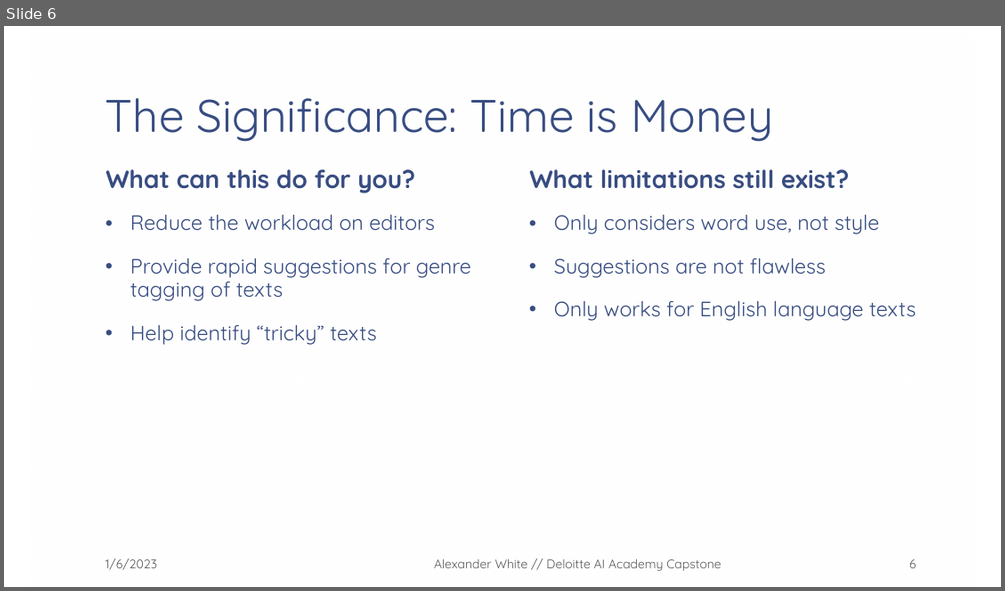
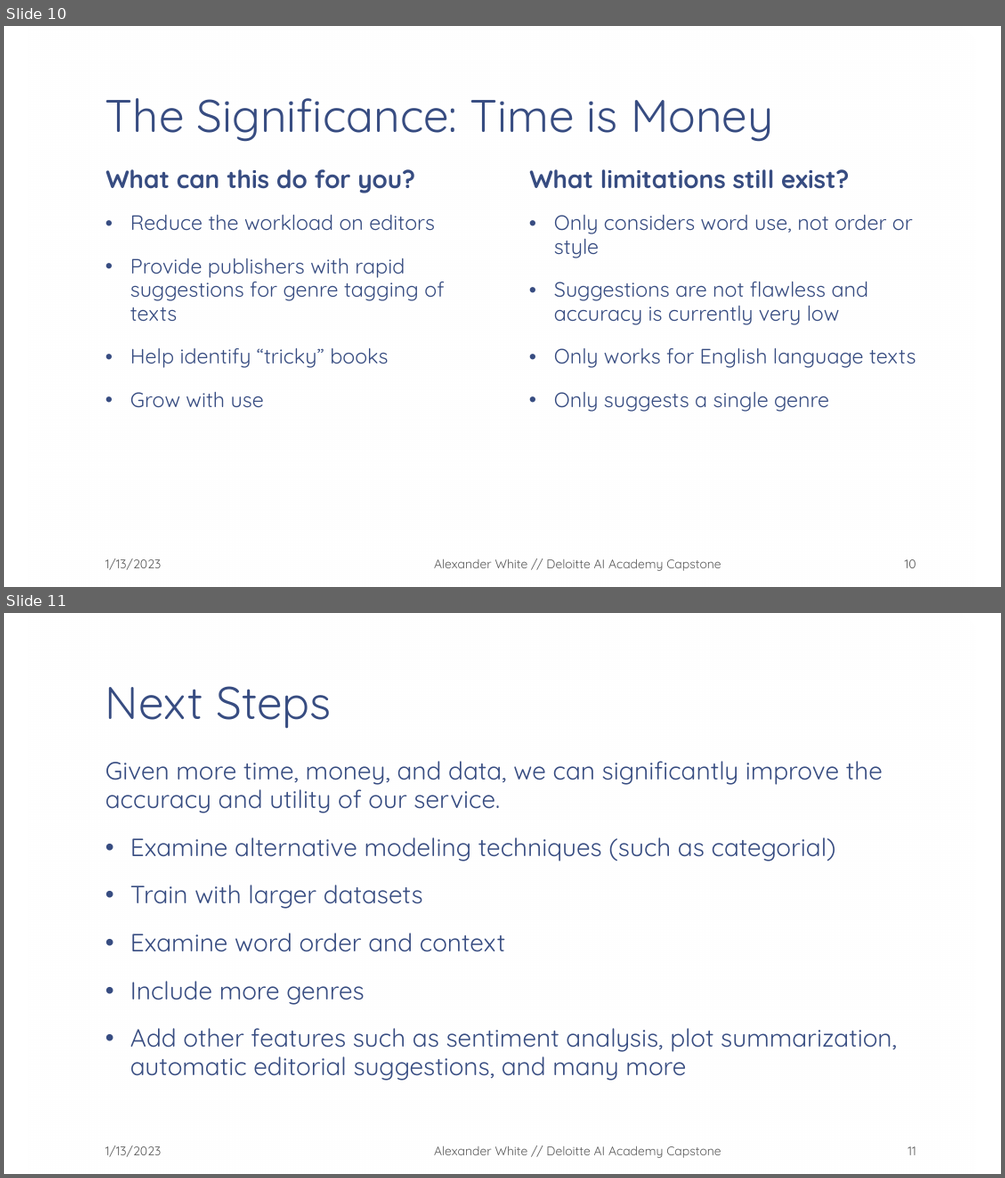
Before and after one commit to SolivagantAI/AI-Academy-Capstone, a slide deck: Presentations/Machine Learning in the Milieu.pptx. Shown one above the other, each under a label of ours: slide 6 before the commit, slides 10 and 11 after it. The pictures are 1005x591 and 1005x1178 pixels, drawn with LibreOffice and Linux fonts; fonts in the diff are those of the drawing; background and template pictures are left out. Boxes give left, top, right and bottom in pixels: in the first picture for what was removed or moved away, otherwise in the second. Text is boxed around its words. In the diff, an @@ line names an element or a change of style, - is before the commit and + after.

```diff
--- a/Presentations/Machine Learning in the Milieu.pptx
+++ b/Presentations/Machine Learning in the Milieu.pptx
@@ slide 11 added at <box>4,613,1001,1174</box>, background picture (left out); not listed: 1 template element that a slide beside it also shows @@
@@ title added at <box>105,686,332,729</box>, 44 pt, text #374C81 @@
+Next Steps
@@ text added at <box>105,761,897,1080</box>, 24 pt, text #374C81 @@
+Given more time, money, and data, we can significantly improve the accuracy and utility of our service.
+• Examine alternative modeling techniques (such as categorial)
+• Train with larger datasets
+• Examine word order and context
+• Include more genres
+• Add other features such as sentiment analysis, plot summarization, automatic editorial suggestions, and many more
@@ text added at <box>105,1145,162,1157</box>, 12 pt, text #595959 @@
+1/13/2023
@@ text added at <box>434,1146,720,1158</box>, 12 pt, text #595959 @@
+Alexander White // Deloitte AI Academy Capstone
@@ page number added at <box>907,1146,915,1155</box>, 12 pt, text #595959 @@
+11
@@ what was slide 6 is now slide 10 @@
@@ slide 10 changed as well @@
@@ text at <box>554,215,913,325</box>: text changed @@
-• Only considers word use, not style
-• Suggestions are not flawless
+• Only considers word use, not order or style
+• Suggestions are not flawless and accuracy is currently very low
@@ text at <box>130,258,444,408</box>: text changed @@
-• Provide rapid suggestions for genre tagging of texts
-• Help identify “tricky” texts
+• Provide publishers with rapid suggestions for genre tagging of texts
+• Help identify “tricky” books
+• Grow with use
@@ text at <box>554,392,829,411</box>: paragraph added @@
+• Only suggests a single genre
@@ text at <box>105,558,162,570</box>: text changed @@
-1/6/2023
+1/13/2023
@@ page number at <box>905,559,916,568</box>: text changed @@
-6
+10
```
Also in this commit, not shown: 6 other slides changed, 5 other slides added, 1 slide removed, 1 other file.
